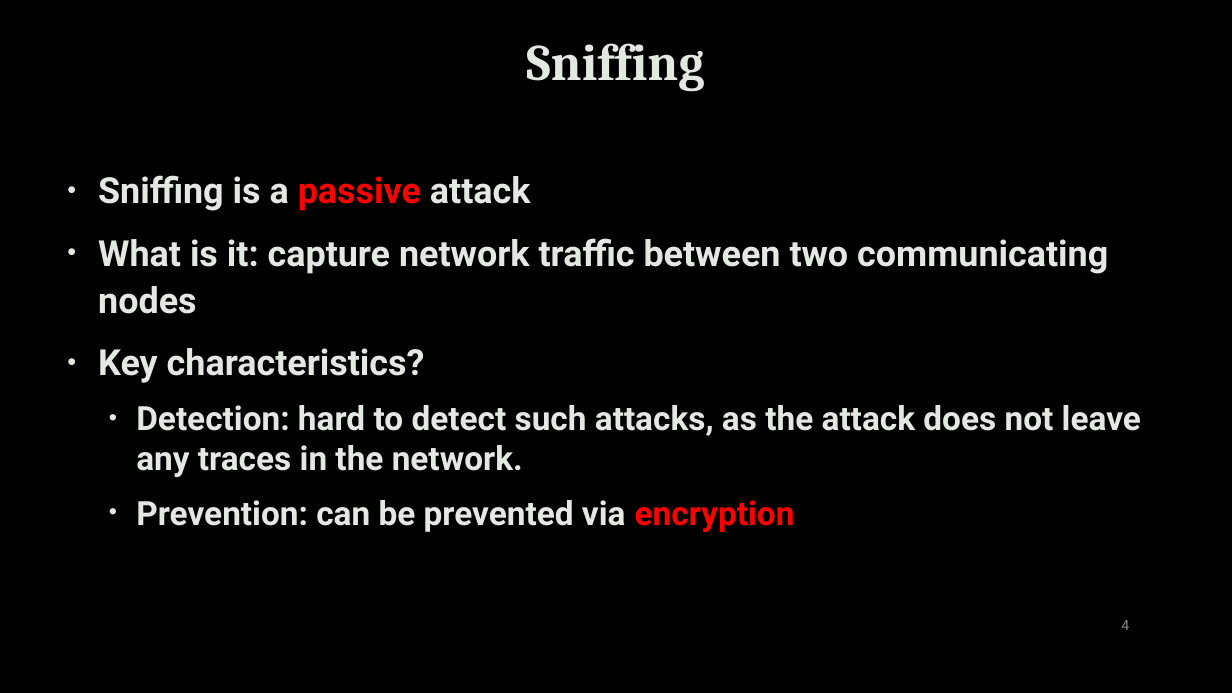
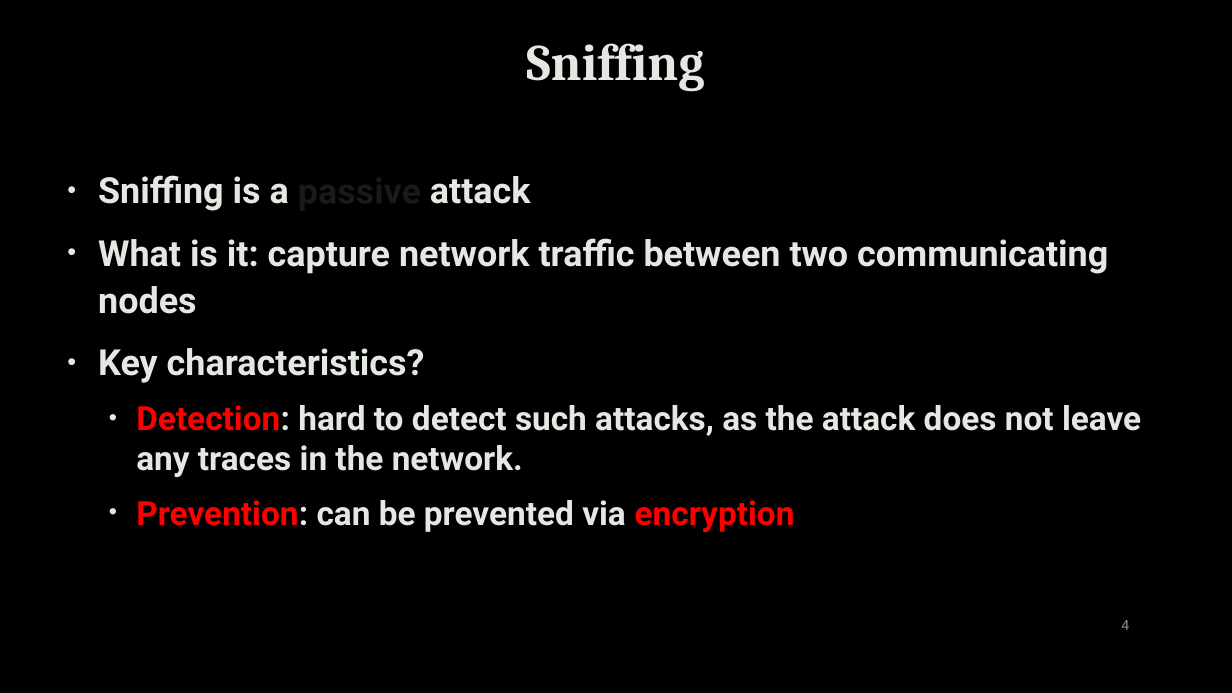
Before and after one commit to uwacyber/cits1003, a slide deck: slide 4 of cits1003-lecture_slides/CITS1003-3 NetworkAndComputers-exercises.pptx. Drawn at 1232x693 pixels with LibreOffice and Linux fonts; fonts in the diff are those of the drawing; background and template pictures are left out. Boxes give left, top, right and bottom in pixels: in the first picture for what was removed or moved away, otherwise in the second. Text is boxed around its words. In the diff, an @@ line names an element or a change of style, - is before the commit and + after.

```diff
--- a/cits1003-lecture_slides/CITS1003-3 NetworkAndComputers-exercises.pptx
+++ b/cits1003-lecture_slides/CITS1003-3 NetworkAndComputers-exercises.pptx
@@ text at (x1=98, y1=175, x2=1141, y2=532): text colour #FF0000 to #FFFFFF in "passive"; text colour #E4E8E2 to #FF0000 in "Detection:", "Prevention:" @@
```
Also in this commit, not shown: 8 other slides changed.
